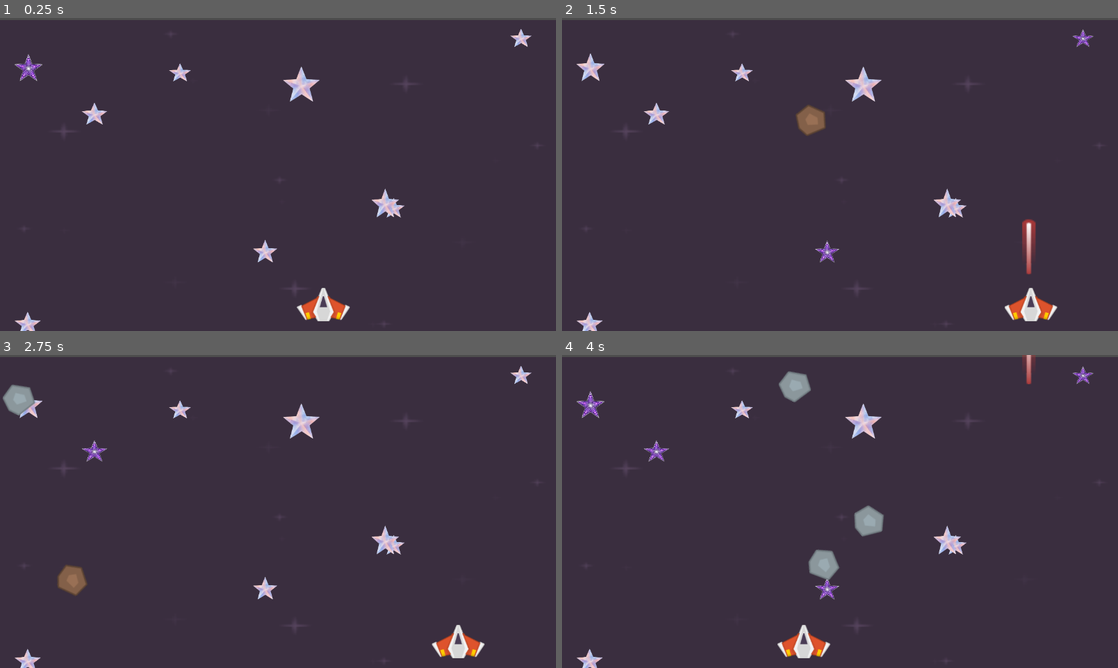
Above: before the commit, frames 1-4 (two rows, left to right).
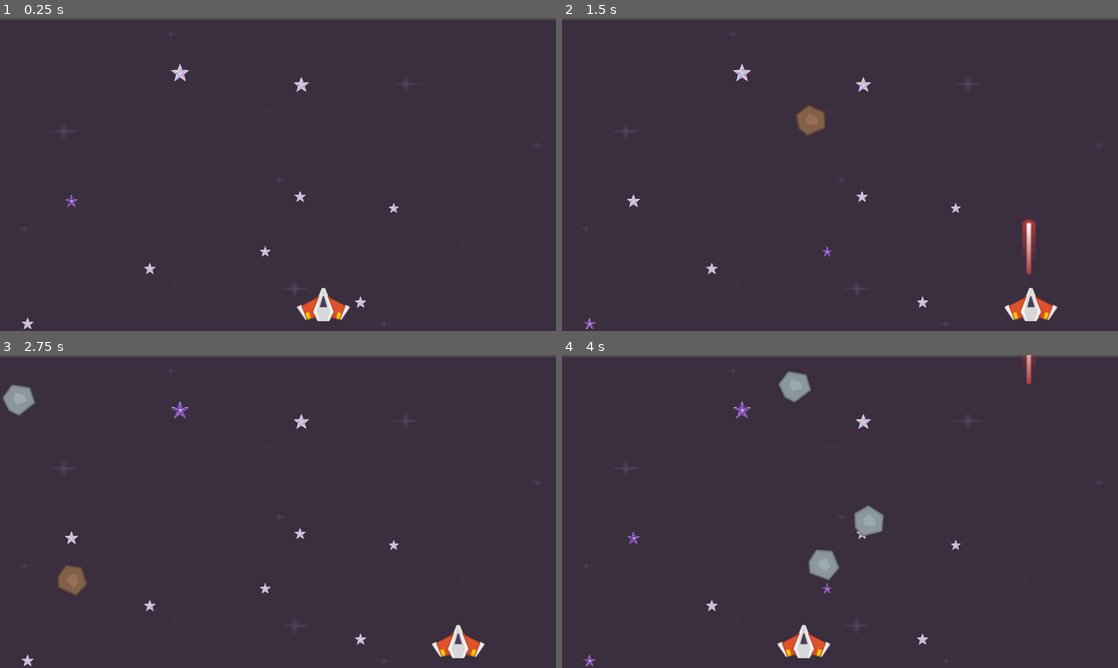
Above: after the commit, the same moments.

Repository: nonakarim/godot-space-shooter
Game: Godot game, scene res://Scenes/level.tscn
The game is run twice, just before and just after one commit, with the same random seed, the same clock (stepped at 60 frames per second) and the same inputs.
Inputs:
- Up to frame 1 (0.25 s): no input
- Up to frame 2 (1.5 s): hold Right (KeyRight) 0.53-1.28 s; tap O (Original) at 0.6 s; hold Down (KeyDown) from 1.28 s (still down); tap Space (Shoot) at 1.35 s
- Up to frame 3 (2.75 s): release Down (KeyDown) at 2.03 s; hold Right (KeyRight) from 2.03 s (still down); tap O (Original) at 2.1 s
- Up to frame 4 (4 s): release Right (KeyRight) at 2.78 s; hold Up (KeyUp) 2.78-3.53 s; tap Space (Shoot) at 2.85 s; hold Left (KeyLeft) from 3.53 s (still down); tap O (Original) at 3.6 s

The runs differ from the first frame. In frame 1, 1.3% of the frame differs, in the area x 2-96%, y 3-100%; in frame 2, 1.3%; in frame 3, 1.3%; in frame 4, 1.3%.

Commit message:
Randomize star scale

Diff:
--- a/Scripts/level.gd
+++ b/Scripts/level.gd
@@ -20,6 +20,9 @@
 
 		star.position = Vector2(rand_x, rand_y)
 
+		var random_scale = rng.randf_range(0.11, 0.200)
+		star.scale = Vector2(random_scale, random_scale)
+
 func _on_meteor_timer_timeout() -> void:
 	var meteor = MeteorScene.instantiate()
 
